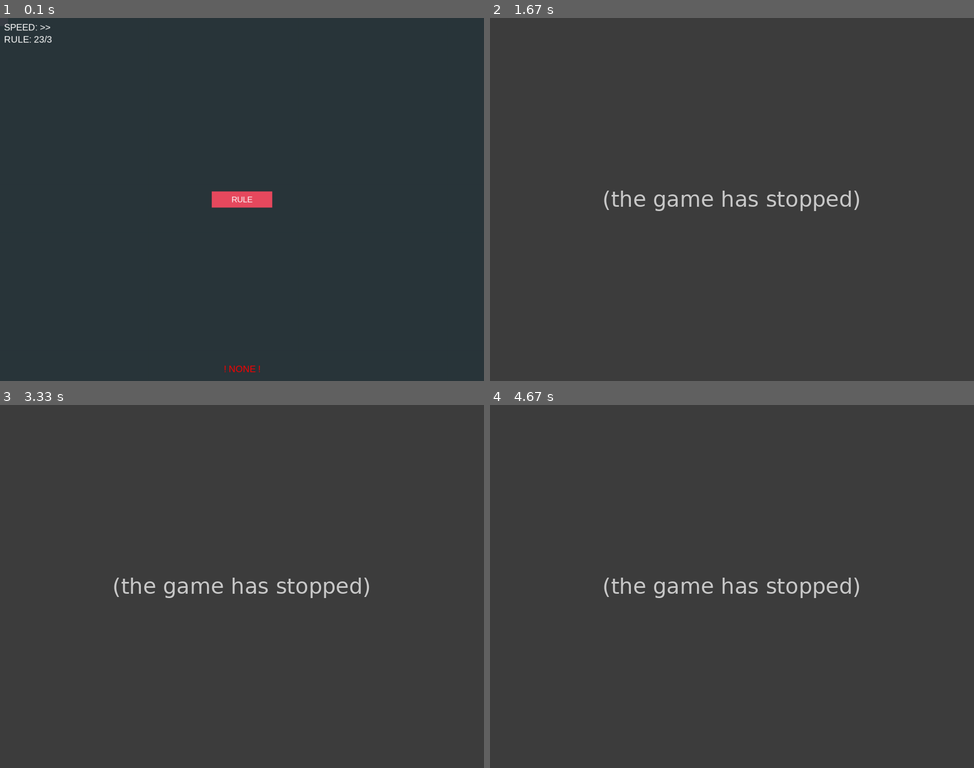
Above: before the commit, frames 1-4 (two rows, left to right).
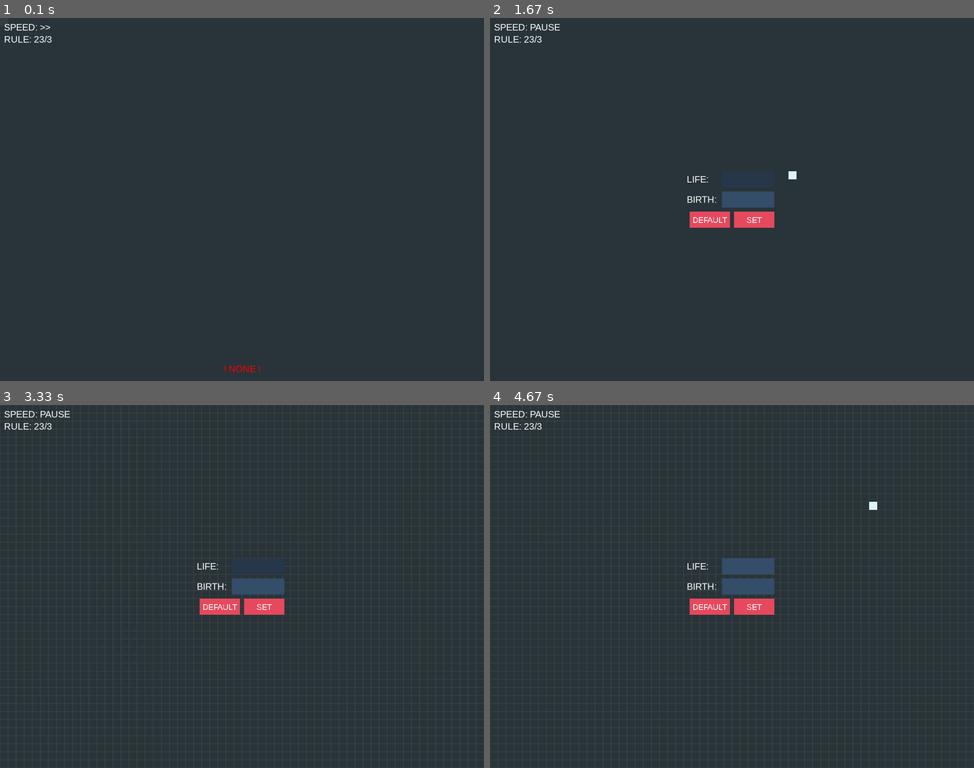
Above: after the commit, the same moments.

Repository: dvenru/py_game_of_life
Game: pygame game, started from main.py
Two runs of this game, one before a commit and one after it. Both use one fixed random seed, a clock stepped at 60 frames per second and the inputs below.
Inputs (mouse positions are in pixels of both pictures, inside the frame that each line leads up to):
- Up to frame 1 (0.1 s): no input
- Up to frame 2 (1.67 s): tap Space at 0.33, 0.73, 1.03 s; hold Esc 0.67-1.13 s; hold Right 0.67-1.13 s; move the mouse to (804, 72) at 0.7 s; press the mouse at (732, 177) at 1.25 s; move the mouse to (761, 177) at 1.35 s; release the mouse at (790, 174) at 1.48 s; tap Enter at 1.55 s
- Up to frame 3 (3.33 s): hold Tab 1.88-2.35 s; hold Right 1.88-2.35 s; tap Space at 1.95, 2.25 s; tap Enter at 2.43 s; move the mouse to (242, 564) at 3.32 s
- Up to frame 4 (4.67 s): press the mouse at (732, 564) at 3.35 s; move the mouse to (804, 535) at 3.45 s; release the mouse at (872, 506) at 3.58 s

The runs differ from the first frame. In frame 1, 0.6% of the frame differs, in the area x 43-57%, y 47-53%; in frame 2, 2.2%; in frame 3, 2.2%; in frame 4, 2.7%, in the area x 0-80%, y 1-58%.
Before the commit the program exited at 0.67 s; later frames show no game.

Commit message:
version 1.5

Diff:
--- a/gameui.py
+++ b/gameui.py
@@ -20,11 +20,14 @@
             elif not update_state and (changed_object in self.group_update):
                 self.group_update.remove(changed_object)
 
-    def update(self) -> None:
-        for _object in self.group_draw:
-            _object.draw()
-        for _object in self.group_update:
-            _object.update()
+    def update(self, event = None) -> None:
+        if event is None:
+            for _object in self.group_draw:
+                _object.draw()
+        else:
+            for _object in self.group_update:
+                if callable(getattr(_object, "update", None)):
+                    _object.update(event)
 
     def get_group(self, group_type: str = "draw") -> list:
         return self.group_draw if group_type == "draw" else self.group_update if group_type == "update" else None
@@ -54,7 +57,7 @@
 
 
 class CursorRule(Label):
-    def __init__(self, surface, text: str, position: tuple = (int, int), size: int = 20, color = "white", timer: float = 0):
+    def __init__(self, surface, text: str, position: tuple = (int, int), size: int = 20, color = "white", timer: float = 0) -> None:
         super().__init__(surface, text, position, size, color, timer)
 
     def draw(self) -> None:
@@ -68,9 +71,9 @@
         self.font = pg.font.SysFont(DEFAULT_FONT, size)
         self.text = button_text
         self.click_function = click_function
-        self.rect = pg.Rect(rect[0], rect[1], rect[2], rect[3])
+        self.rect = pg.Rect(rect)
         self.background = pg.Surface((rect[2], rect[3]))
-        self.render_text = self.font.render(self.text, True, "white")
+        self.render_text = self.font.render(self.text, False, "white")
 
         self.fill_color = {
             "normal": SOFT_RED,
@@ -80,12 +83,12 @@
 
     def draw(self) -> None:
         self.background.blit(self.render_text, [
-            self.rect.width / 2 - self.render_text.get_rect().width / 2,
-            self.rect.height / 2 - self.render_text.get_rect().height / 2
+            self.rect.width // 2 - self.render_text.get_rect().width // 2,
+            self.rect.height // 2 - self.render_text.get_rect().height // 2
         ])
         self.surface.blit(self.background, self.rect)
 
-    def update(self) -> None:
+    def update(self, _event) -> None:
         mouse_position = pg.mouse.get_pos()
         self.background.fill(self.fill_color['normal'])
         if self.rect.collidepoint(mouse_position):
@@ -96,11 +99,49 @@
 
 
 class Edit:
-    def __init__(self) -> None:
-        pass
+    def __init__(self, surface, rect: tuple = (int, int, int, int), size: int = 23, text: str = "") -> None:
+        self.surface = surface
+        self.rect = pg.Rect(rect)
+        self.background = pg.Surface((rect[2], rect[3]))
+        self.font = pg.font.SysFont("Arial", size)
+        self.text = text
+        self.render_text = self.font.render(self.text, False, "white")
+        self.is_selected = False
+
+        self.fill_color = {
+            "normal": SOFT_BLUE,
+            "pressed": GRAY_BLUE,
+            "hover": LIGHT_BLUE
+        }
 
     def draw(self) -> None:
-        pass
+        self.background.blit(self.render_text, [
+            self.rect.width // 2 - self.render_text.get_rect().width // 2,
+            self.rect.height // 2 - self.render_text.get_rect().height // 2
+        ])
+        self.surface.blit(self.background, self.rect)
 
-    def update(self) -> None:
-        pass
+    def update(self, event) -> None:
+        mouse_position = pg.mouse.get_pos()
+        self.background.fill(self.fill_color["normal"])
+        if self.rect.collidepoint(mouse_position):
+            self.background.fill(self.fill_color["hover"])
+        if self.is_selected:
+            self.background.fill(self.fill_color["pressed"])
+
+        if event.type == pg.MOUSEBUTTONDOWN:
+            if self.rect.collidepoint(mouse_position):
+                self.is_selected = not self.is_selected
+            else:
+                self.is_selected = False
+
+        if event.type == pg.KEYDOWN:
+            if self.is_selected:
+                match event.key:
+                    case pg.K_RETURN:
+                        self.text = ""
+                    case pg.K_BACKSPACE:
+                        self.text = self.text[:-1]
+                    case _:
+                        self.text += event.unicode
+            self.render_text = self.font.render(self.text, False, "white")
--- a/main.py
+++ b/main.py
@@ -1,9 +1,10 @@
 import pygame as pg
+import sys
 
 from settings import *
 from life import Life
 from gameui import UIGroup, Label, CursorRule
-from gameui import Button
+from gameui import Button, Edit
 
 
 class Game:
@@ -20,29 +21,73 @@
         self.life.set_rule_str(DEFAULT_LIFE_RULE)
         self.group_ui = UIGroup()
 
-        self.menu_opened = False
+        self.game_running = True
+        self.option_menu_opened = False
+        self.rule_menu_opened = False
         self.is_paused = False
         self.select_speed = 1
+
+        # Вывод скорости и текущих правил
         self.speed_label = Label(self.screen, "SPEED: " + ">" * int(self.select_speed + 1), (10, 10), 23)
         self.rule_label = Label(self.screen, "RULE: " + self.life.get_rule(), (10, 40), 23)
         self.group_ui.change_group([self.speed_label, self.rule_label], True, False)
 
+        # Вывод информации о действиях и ошибках
         self.system_label = Label(self.screen, "! NONE !", (0, 0), 23, "red", 0.5)
         self.system_label.set_center((WIDTH // 2, HEIGHT - 30))
         self.group_ui.change_group([self.system_label], True, False)
 
+        # Линейка
         self.mouse_rule = CursorRule(self.screen, "0-0", (0, 0), 20, SOFT_RED)
 
-        self.set_rule_button = Button(self.screen, (0, 0, 150, 40), "RULE")
-        self.set_rule_button.rect.center = (WIDTH // 2, HEIGHT // 2)
-        self.group_ui.change_group([self.set_rule_button], True, True)
-
+        # Меню // Главная
+        set_rule_button = Button(self.screen, (0, 0, 150, 40), "RULES", 20, lambda: self.control_menu("rule"))
+        set_rule_button.rect.center = (WIDTH // 2, HEIGHT // 2 - 50)
+        set_color_button = Button(self.screen, (0, 0, 150, 40), "COLOR")
+        set_color_button.rect.center = (WIDTH // 2, HEIGHT // 2)
+        quit_button = Button(self.screen, (0, 0, 150, 40), "QUIT", 20, lambda: sys.exit())
+        quit_button.rect.center = (WIDTH // 2, HEIGHT // 2 + 50)
+        self.menu_elements = [set_rule_button, set_color_button, quit_button]
+
+        # Меню // Запись правил
+        rule_life_label = Label(self.screen, "LIFE:", (0, 0), 23)
+        rule_life_label.rect.center = (WIDTH // 2 - 85, HEIGHT // 2 - 50)
+        rule_life_edit = Edit(self.screen, (0, 0, 130, 40))
+        rule_life_edit.rect.center = (WIDTH // 2 + 40, HEIGHT // 2 - 50)
+        rule_birth_label = Label(self.screen, "BIRTH:", (0, 0), 23)
+        rule_birth_label.rect.center = (WIDTH // 2 - 75, HEIGHT // 2)
+        rule_birth_edit = Edit(self.screen, (0, 0, 130, 40))
+        rule_birth_edit.rect.center = (WIDTH // 2 + 40, HEIGHT // 2)
+        rule_default_button = Button(self.screen, (0, 0, 100, 40), "DEFAULT", 20, lambda: self.set_rule_click(True))
+        rule_default_button.rect.center = (WIDTH // 2 - 55, HEIGHT // 2 + 50)
+        rule_set_button = Button(self.screen, (0, 0, 100, 40), "SET", 20, lambda: self.set_rule_click(False))
+        rule_set_button.rect.center = (WIDTH // 2 + 55, HEIGHT // 2 + 50)
+        self.rule_edit_elements = [rule_life_label, rule_birth_label, rule_life_edit, rule_birth_edit, rule_default_button, rule_set_button]
+
+        # События
         self.new_generation = pg.USEREVENT + 1
         self.system_label_hide = pg.USEREVENT + 2
         pg.time.set_timer(self.new_generation, int(WAIT_LIST[self.select_speed] * 1000))
         pg.time.set_timer(self.system_label_hide, int(self.system_label.get_timer() * 1000), 1)
 
         self.draw_area_list = []
+
+    def control_menu(self, menu_type: str) -> None:
+        match menu_type:
+            case "option":
+                self.rule_menu_opened = False
+                self.option_menu_opened = not self.option_menu_opened
+            case "rule":
+                self.rule_menu_opened = not self.rule_menu_opened
+                self.option_menu_opened = False
+
+        self.group_ui.change_group(self.menu_elements, self.option_menu_opened, self.option_menu_opened)
+        self.group_ui.change_group(self.rule_edit_elements, self.rule_menu_opened, self.rule_menu_opened)
+
+    def set_rule_click(self, is_default: bool) -> None:
+        self.rule_label.set_text("RULE: " + DEFAULT_LIFE_RULE if is_default else "RULE: " + self.rule_edit_elements[2].text + "/" + self.rule_edit_elements[3].text)
+        self.life.set_rule_str(DEFAULT_LIFE_RULE if is_default else self.rule_edit_elements[2].text + "/" + self.rule_edit_elements[3].text)
+        self.control_menu("rule")
 
     def update_event_wait(self, new_speed: int = 0) -> None:
         if new_speed == 0:
@@ -72,15 +117,17 @@
         # Локальный переменные
         drawing = False
         start_position = (0, 0)
-        running = True
-
-        while running:
+
+        while self.game_running:
             self.clock.tick(FPS)
 
             for event in pg.event.get():
+                # Обновляем события интерфейса
+                self.group_ui.update(event)
+
                 # Обработка основных событий
                 if event.type == pg.QUIT:
-                    running = False
+                    self.game_running = False
                 if event.type == self.new_generation:
                     self.life.new_generation()
                 if event.type == self.system_label_hide:
@@ -88,19 +135,20 @@
 
                 # Обработка нажатий клавиш
                 if event.type == pg.KEYDOWN:
-                    match event.key:
-                        case pg.K_ESCAPE:
-                            running = False
-                        case pg.K_TAB:
-                            self.life.set_grid_visible()
-                        case pg.K_RIGHT:
-                            self.update_event_wait(1)
-                        case pg.K_LEFT:
-                            self.update_event_wait(-1)
-                        case pg.K_SPACE:
-                            self.update_event_wait()
-                        case pg.K_DELETE:
-                            self.life.clear()
+                    if event.key == pg.K_ESCAPE:
+                        self.control_menu("option")
+                    if event.key == pg.K_r and pg.key.get_mods() & pg.KMOD_CTRL:
+                        self.control_menu("rule")
+                    if event.key == pg.K_TAB:
+                        self.life.set_grid_visible()
+                    if event.key == pg.K_RIGHT:
+                        self.update_event_wait(1)
+                    if event.key == pg.K_LEFT:
+                        self.update_event_wait(-1)
+                    if event.key == pg.K_SPACE:
+                        self.update_event_wait()
+                    if event.key == pg.K_DELETE:
+                        self.life.clear()
 
                 # Одна из вариаций паузы (неудобно)
                 # if event.type == pg.MOUSEBUTTONDOWN:
@@ -108,7 +156,7 @@
                 # if event.type == pg.MOUSEBUTTONUP:
                 #     self.update_event_wait(0)
 
-                if not self.menu_opened:
+                if not self.option_menu_opened and not self.rule_menu_opened:
 
                     if pg.key.get_pressed()[pg.K_LCTRL]:
 
@@ -150,6 +198,7 @@
             pg.display.flip()
 
         pg.quit()
+        sys.exit()
 
 
 if __name__ == "__main__":
--- a/settings.py
+++ b/settings.py
@@ -12,3 +12,6 @@
 SOFT_RED = (232, 74, 95)
 GRAY_RED = (144, 55, 73)
 SOFT_BLACK = (42, 54, 59)
+LIGHT_BLUE = (50, 89, 129)
+SOFT_BLUE = (54, 79, 107)
+GRAY_BLUE = (41, 57, 76)
Not shown, changed: README.md
